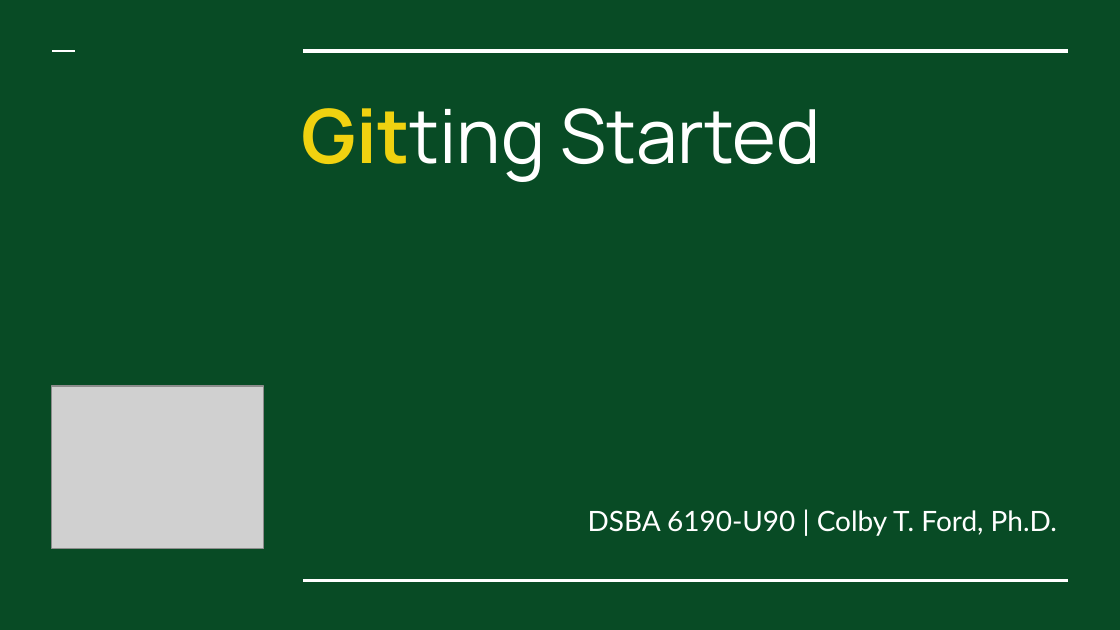
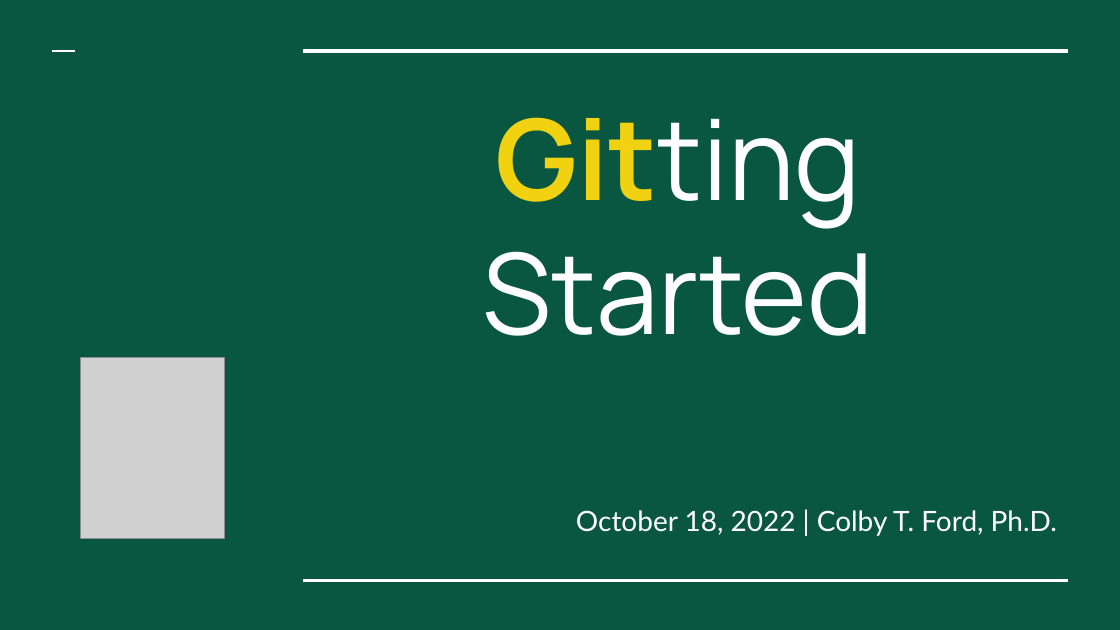
Before and after one commit to colbyford/colbyford.github.io, a slide deck: slide 1 of presentations/UNCC_GittingStarted_10-18-21.pptx. Drawn at 1120x630 pixels with LibreOffice and Linux fonts; fonts in the diff are those of the drawing; grey boxes stand for pictures. Boxes give left, top, right and bottom in pixels: in the first picture for what was removed or moved away, otherwise in the second. Text is boxed around its words. In the diff, an @@ line names an element or a change of style, - is before the commit and + after.

```diff
--- a/presentations/UNCC_GittingStarted_10-18-21.pptx
+++ b/presentations/UNCC_GittingStarted_10-18-21.pptx
@@ background #084B25 to #095741 @@
@@ title "Gitting Started" at [483,117,874,336]: size 48 to 72 pt; alignment left to centre @@
@@ picture: place and size @@
-picture at [52,386,263,549]
+picture at [81,357,224,538]
@@ subtitle at [576,510,1057,536]: text changed @@
-DSBA 6190-U90 | Colby T. Ford, Ph.D.
+October 18, 2022 | Colby T. Ford, Ph.D.
```
Also in this commit, not shown: 3 slides added, 1 slide removed.
